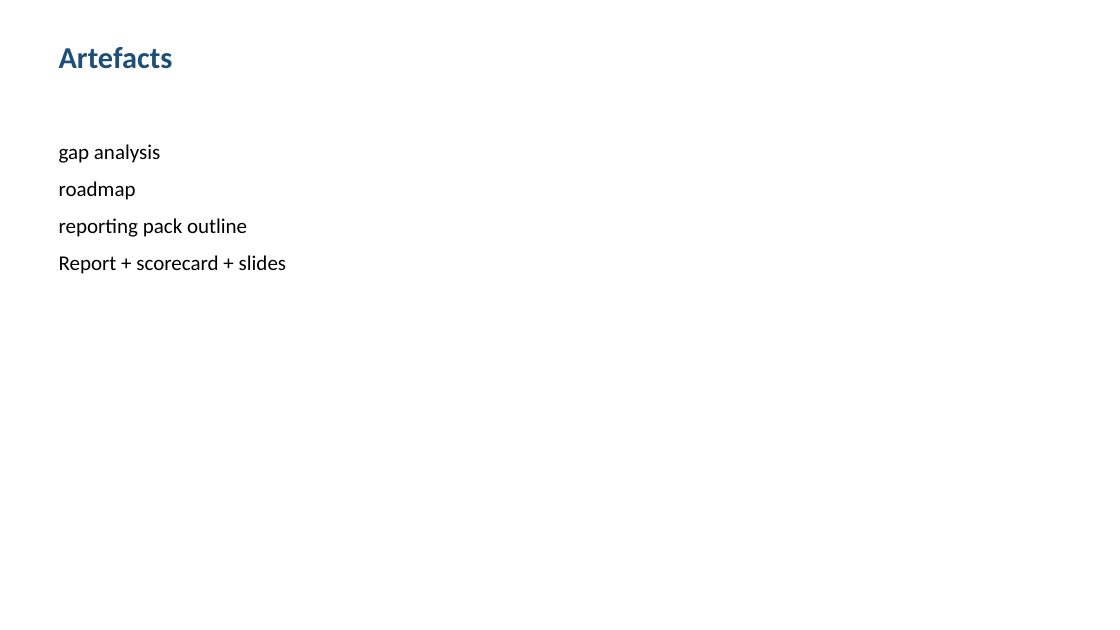
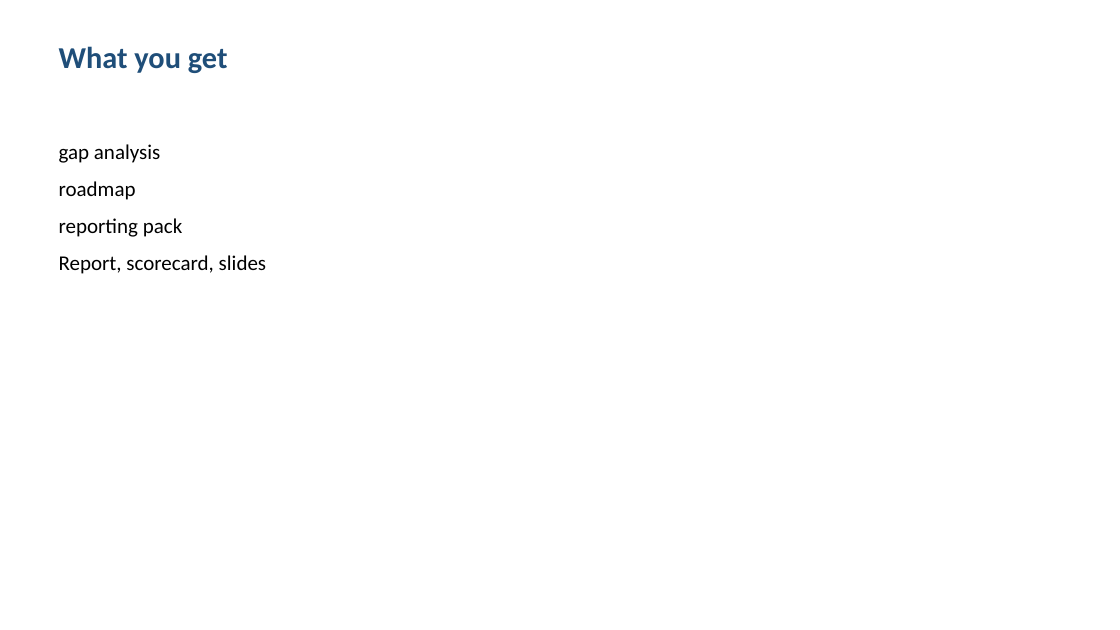
Before and after one commit to shohrabniaz/iso27001-sme-gap-roadmap, a slide deck: slide 3 of Final_Submission/02_Presentation.pptx. Drawn at 1120x630 pixels with LibreOffice and Linux fonts; fonts in the diff are those of the drawing. Boxes give left, top, right and bottom in pixels: in the first picture for what was removed or moved away, otherwise in the second. Text is boxed around its words. In the diff, an @@ line names an element or a change of style, - is before the commit and + after.

Commit message:
Polish portfolio pack for professional showcase readiness.

```diff
--- a/Final_Submission/02_Presentation.pptx
+++ b/Final_Submission/02_Presentation.pptx
@@ text at bbox=[59, 46, 228, 73]: text changed @@
-Artefacts
+What you get
@@ text at bbox=[59, 218, 266, 274]: text changed @@
-reporting pack outline
-Report + scorecard + slides
+reporting pack
+Report, scorecard, slides
```
Also in this commit, not shown: 3 other slides changed, 12 other files.
